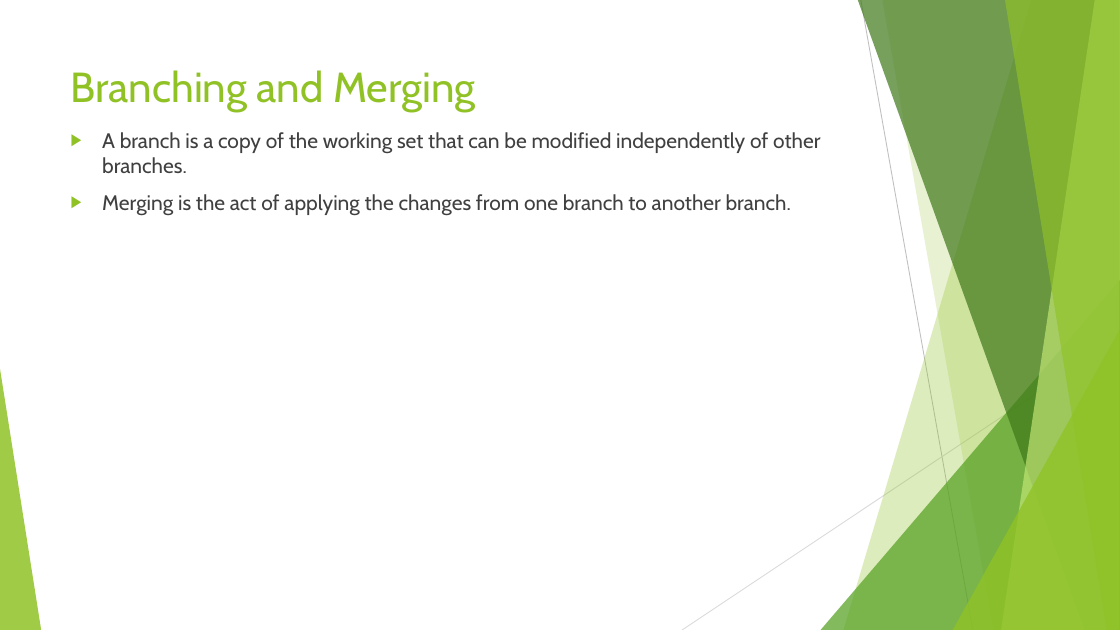
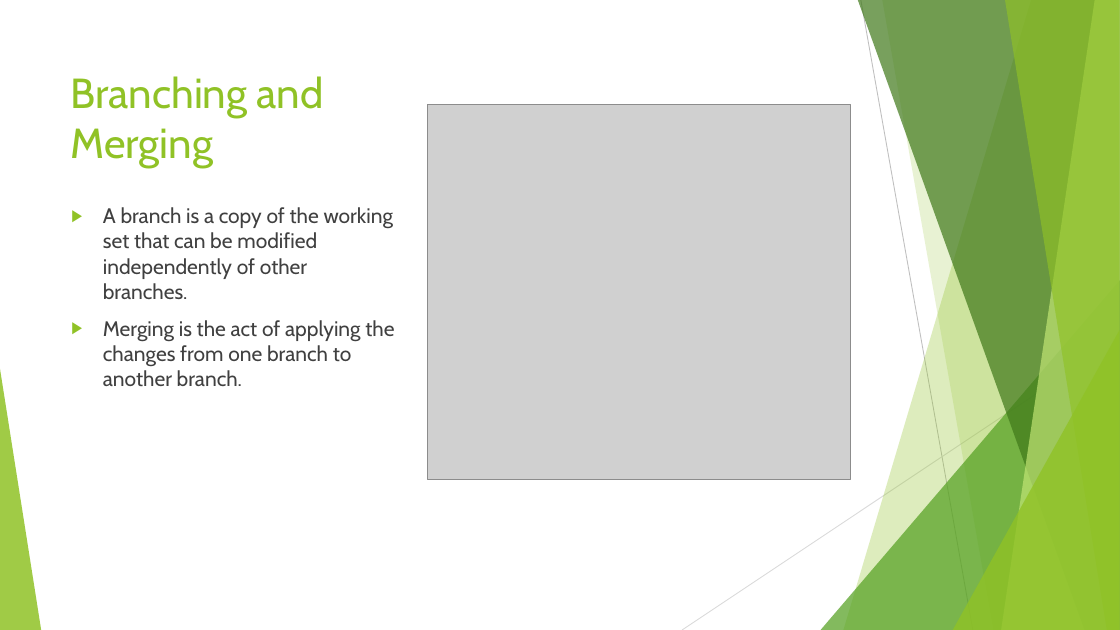
Before and after one commit to sethkaz/git-presentation, a slide deck: slide 12 of Git and LV.pptx (slide 10 before the commit). Drawn at 1120x630 pixels with LibreOffice and Linux fonts; fonts in the diff are those of the drawing; grey boxes stand for pictures. Boxes give left, top, right and bottom in pixels: in the first picture for what was removed or moved away, otherwise in the second. Text is boxed around its words. In the diff, an @@ line names an element or a change of style, - is before the commit and + after.

```diff
--- a/Git and LV.pptx
+++ b/Git and LV.pptx
@@ title "Branching and Merging" at [71,76,324,168]: vertical alignment top to middle @@
@@ picture added at [428,104,850,480] @@
@@ text "A branch is a copy ..." rewrapped from [102,132,820,216] to [103,207,394,386] @@
```
Also in this commit, not shown: 3 other slides changed, 4 slides added.
